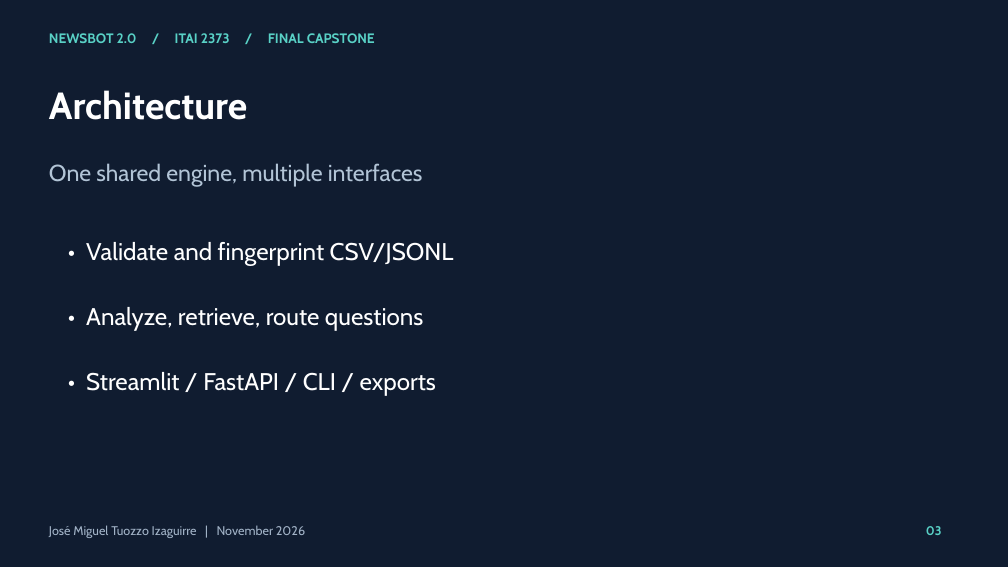
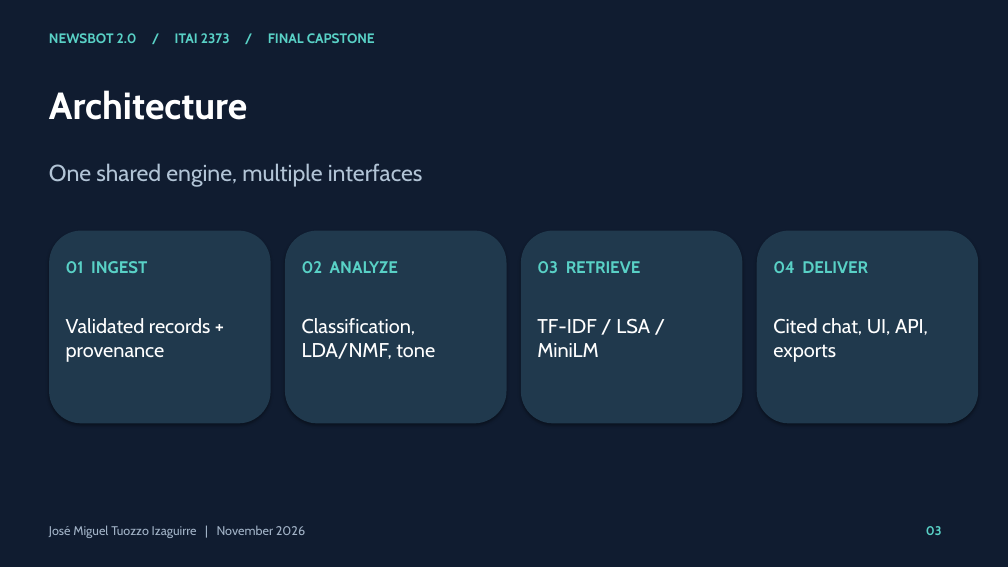
Before and after one commit to jtuozzo1616/Final-Jose-Group-NewsBot-Intelligence-System, a slide deck: slide 3 of final-newsbot-2.0/reports/presentation.pptx. Drawn at 1008x567 pixels with LibreOffice and Linux fonts; fonts in the diff are those of the drawing. Boxes give left, top, right and bottom in pixels: in the first picture for what was removed or moved away, otherwise in the second. Text is boxed around its words. In the diff, an @@ line names an element or a change of style, - is before the commit and + after.

```diff
--- a/final-newsbot-2.0/reports/presentation.pptx
+++ b/final-newsbot-2.0/reports/presentation.pptx
@@ rounded rectangle added at <box>49,231,271,423</box>, fill #20394D @@
@@ rounded rectangle added at <box>285,231,507,423</box>, fill #20394D @@
@@ rounded rectangle added at <box>521,231,743,423</box>, fill #20394D @@
@@ rounded rectangle added at <box>757,231,979,423</box>, fill #20394D @@
@@ text added at <box>66,261,147,273</box>, 16 pt, text #59D1C6, bold @@
+01 INGEST
@@ text removed at <box>86,242,454,266</box> @@
-• Validate and fingerprint CSV/JSONL
@@ text added at <box>302,261,398,273</box>, 16 pt, text #59D1C6, bold @@
+02 ANALYZE
@@ text added at <box>537,261,641,273</box>, 16 pt, text #59D1C6, bold @@
+03 RETRIEVE
@@ text added at <box>773,261,868,273</box>, 16 pt, text #59D1C6, bold @@
+04 DELIVER
@@ text added at <box>66,318,211,362</box>, 19 pt, text #FFFFFF @@
+Validated records + provenance
@@ text removed at <box>86,307,423,331</box> @@
-• Analyze, retrieve, route questions
@@ text added at <box>302,318,435,359</box>, 19 pt, text #FFFFFF @@
+Classification, LDA/NMF, tone
@@ text added at <box>537,319,650,357</box>, 19 pt, text #FFFFFF @@
+TF-IDF / LSA / MiniLM
@@ text added at <box>773,318,928,362</box>, 19 pt, text #FFFFFF @@
+Cited chat, UI, API, exports
@@ text removed at <box>86,372,436,396</box> @@
-• Streamlit / FastAPI / CLI / exports
```
Also in this commit, not shown: 17 other slides changed, 16 other files.
